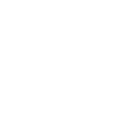
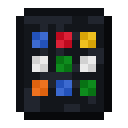
Layers edited between the first and the second w=128, h=128 image:
added layer "Layer 13" above "skin card - special - rubik" over <box>32,32,96,96</box>
showed "skin card - special - rubik" over <box>16,8,112,120</box>
